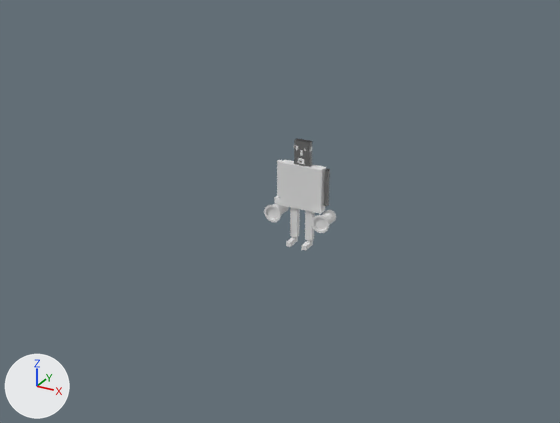
The Blender file Blends/Basic02.blend: old version first, new version second.
Rendered twice from a camera (50 mm lens) standing at (25.4, -49.9, 22.4) and looking at (-1.3, -1.3, -1.9). Arrows for +X, +Y and +Z are at lower left; the lights stay in place.
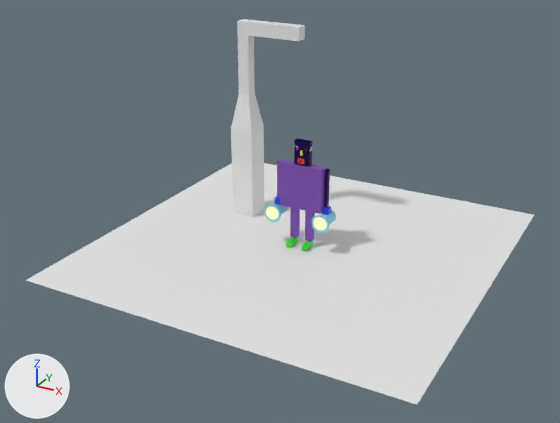
What differs and where, as boxes (x1, y1, x2, y2) in the pictures (560 x 423 px):
'Plane', added: after (26, 163, 534, 405)
'Cube.021', added: after (231, 19, 305, 217)
'Cube', recoloured (white to purple): (280, 159, 326, 214) in both
'Cube.002', recoloured (white to purple): (294, 138, 312, 167) in both
'Cylinder.001', recoloured: (311, 210, 336, 233) in both
'Cylinder', recoloured: (264, 204, 289, 222) in both
'Cube.006', recoloured (white to purple): (290, 208, 300, 238) in both
'Cube.005', recoloured (white to purple): (305, 211, 315, 241) in both
'Cube.004', recoloured (white to purple): (324, 169, 330, 206) in both
'Cube.003', recoloured (white to purple): (324, 169, 330, 206) in both
'Cube.007', recoloured: (277, 160, 282, 197) in both
'Cube.019', added: after (322, 206, 331, 215)
part 1 of me_cylinder_001, built on: (314, 218, 326, 230) in both
part 2 of me_cylinder_001, recoloured (white to cyan): (311, 210, 336, 233) in both

The change, as a diff of the scene's bpy script:
```diff
--- a/Blends/Basic02.blend.py
+++ b/Blends/Basic02.blend.py
@@ mat_material @@
 mat_material = principled_material('Material')
-mat_material.base_color = (0.8, 0.8, 0.8)  # white #e7e7e7
-mat_material.roughness = 0.4
+mat_material.base_color = (0.296, 0.663, 0.8)  # cyan #94d5e7
@@ me_cube @@
 me_cube.from_pydata(...)  # 8 vertices, 6 faces; spans x -1.0..1.0, y -1.0..1.0, z -1.0..1.0
-me_cube.materials.append(mat_material)  # white #e7e7e7
+me_cube.materials.append(mat_body)  # purple #a773e7
@@ me_cube_003 @@
 me_cube_003.from_pydata(...)  # 8 vertices, 6 faces; spans x -1.0..1.0, y -1.0..1.0, z -1.0..1.0
-me_cube_003.materials.append(mat_material)  # white #e7e7e7
+me_cube_003.materials.append(mat_material_001)  # blue #003fe7
@@ me_cube_008 @@
 me_cube_008.from_pydata(...)  # 8 vertices, 6 faces; spans x -1.0..1.0, y -1.0..1.0, z -1.0..1.0
+me_cube_008.materials.append(mat_body)  # purple #a773e7
@@ me_cube_009 @@
 me_cube_009.from_pydata(...)  # 8 vertices, 6 faces; spans x -1.0..1.0, y -1.0..1.0, z -1.0..1.0
+me_cube_009.materials.append(mat_body)  # purple #a773e7
@@ me_cube_011 @@
 me_cube_011.from_pydata(...)  # 40 vertices, 38 faces; spans x -1.0..1.0, y -1.0..1.0, z -1.0..1.0
-me_cube_011.materials.append(mat_material)  # white #e7e7e7
+me_cube_011.materials.append(mat_body)  # purple #a773e7
@@ me_cylinder_001 @@
 # used by ob_cylinder_001; location = (2.07, 0.2, -2.34); rotation_euler = (1.571, 0.0, 0.0), in degrees (90, 0, 0); scale = (0.524, 0.524, 0.524)
-me_cylinder_001.from_pydata(...)  # 60 vertices, 50 faces; spans x -1.43..1.43, y -1.43..1.43, z -1.0..2.43
+me_cylinder_001.from_pydata(...)  # 72 vertices, 62 faces; spans x -1.43..1.43, y -1.43..1.43, z -1.0..2.43
+# me_cylinder_001 part 1
+# 1 face is deleted
+# 12 vertices are added at x -1.26..0.91, y -1.04..1.12, z 2.17
+# 12 new faces join them, mat_material (cyan #94d5e7)
+# 1 new face joins them, mat_material_011 (white #e7e7e7)
+# me_cylinder_001 part 2: 49 faces spanning x -1.43..1.43, y -1.43..1.43, z -1.0..2.43 switch from no material to mat_material (cyan #94d5e7)
+me_cylinder_001.materials.append(mat_material_011)  # white #e7e7e7
@@ me_plane @@
+me_plane.from_pydata([(-15.0, -15.0, 0.0), (15.0, -15.0, 0.0), (-15.0, 15.0, 0.0), (15.0, 15.0, 0.0)], [], [(0, 1, 3, 2)])
@@ ob_cube_019 @@
+ob_cube_019 = bpy.data.objects.new('Cube.019', me_cube_005)  # a box spanning x -1.0..1.0, y -1.0..1.0, z -1.0..1.0; in mat_material_001 (blue #003fe7)
+ob_cube_019.location = (2.09, 0.0, -1.56)
+ob_cube_019.scale = (0.257, -0.257, -0.257)
@@ ob_cube_021 @@
+ob_cube_021 = bpy.data.objects.new('Cube.021', me_cube_006)  # 28 vertices, 26 faces; spans x -1.0..5.06, y -1.0..1.0, z -1.0..2.15
+ob_cube_021.location = (-7.2, 3.74, -5.01)
+ob_cube_021.scale = (1.0, 1.0, 7.67)
@@ ob_plane @@
+ob_plane = bpy.data.objects.new('Plane', me_plane)
+ob_plane.location = (0.0, 0.0, -5.01)
```
